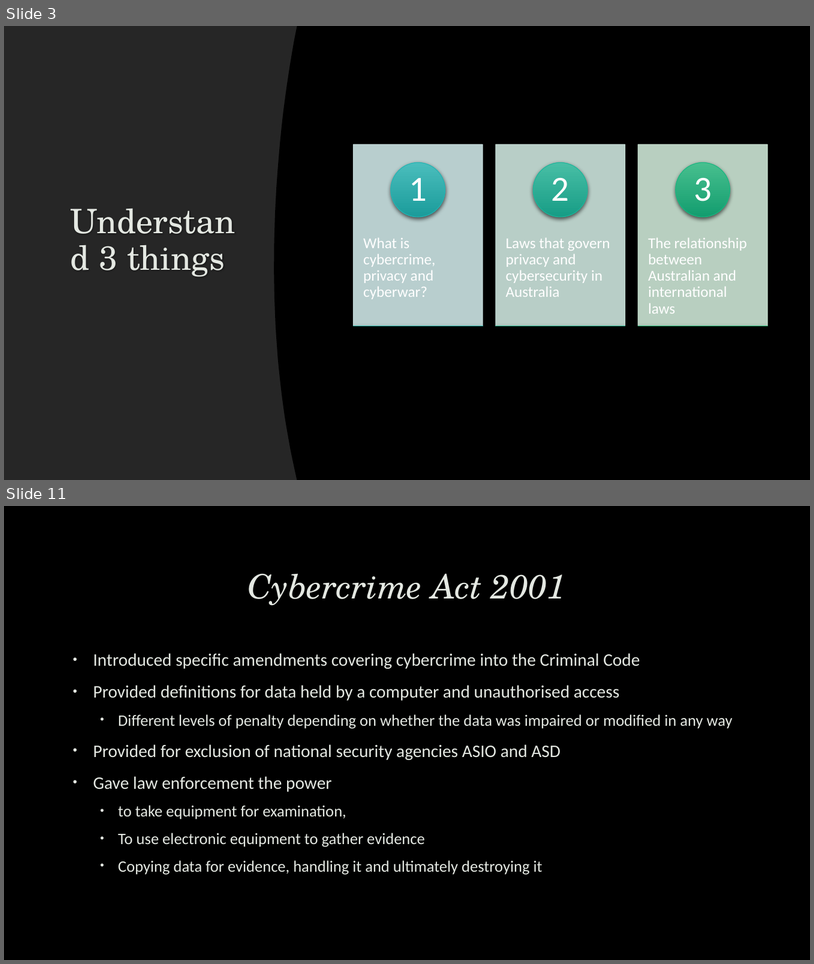
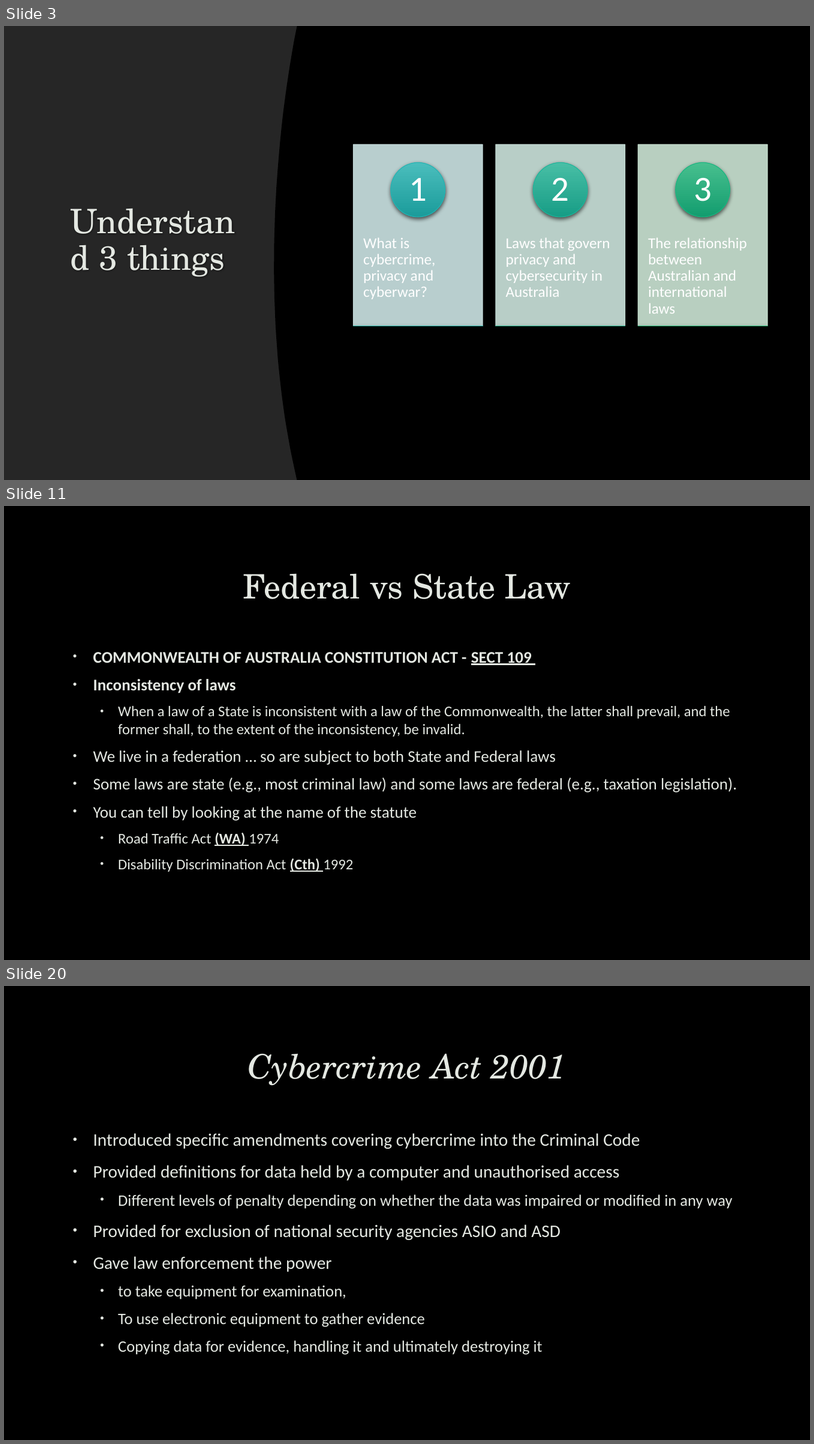
Before and after one commit to uwacsp/cits1003, a slide deck: Lectures/CITS1003-11 Cyber Law.pptx. Shown one above the other, each under a label of ours: slides 3 and 11 before the commit, slides 3, 11 and 20 after it; the slides between them are not shown. The pictures are 814x964 and 814x1444 pixels, drawn with LibreOffice and Linux fonts; fonts in the diff are those of the drawing; background and template pictures are left out. Boxes give left, top, right and bottom in pixels: in the first picture for what was removed or moved away, otherwise in the second. Text is boxed around its words. In the diff, an @@ line names an element or a change of style, - is before the commit and + after.

```diff
--- a/Lectures/CITS1003-11 Cyber Law.pptx
+++ b/Lectures/CITS1003-11 Cyber Law.pptx
@@ slide 11 added at <box>4,506,810,960</box>, background picture (left out) @@
@@ title added at <box>243,573,571,599</box>, 40 pt, text #E4E8E2 @@
+Federal vs State Law
@@ text added at <box>93,652,737,871</box>, 19.4 pt, text #E4E8E2 @@
+• COMMONWEALTH OF AUSTRALIA CONSTITUTION ACT - SECT 109
+• Inconsistency of laws
+  • When a law of a State is inconsistent with a law of the Commonwealth, the latter shall prevail, and the former shall, to the extent of the inconsistency, be invalid.
+• We live in a federation … so are subject to both State and Federal laws
+• Some laws are state (e.g., most criminal law) and some laws are federal (e.g., taxation legislation).
+• You can tell by looking at the name of the statute
+  • Road Traffic Act (WA) 1974
+  • Disability Discrimination Act (Cth) 1992
@@ what was slide 11 is now slide 20 @@
```
Also in this commit, not shown: 7 slides changed, 9 other slides added, 3 other files.
